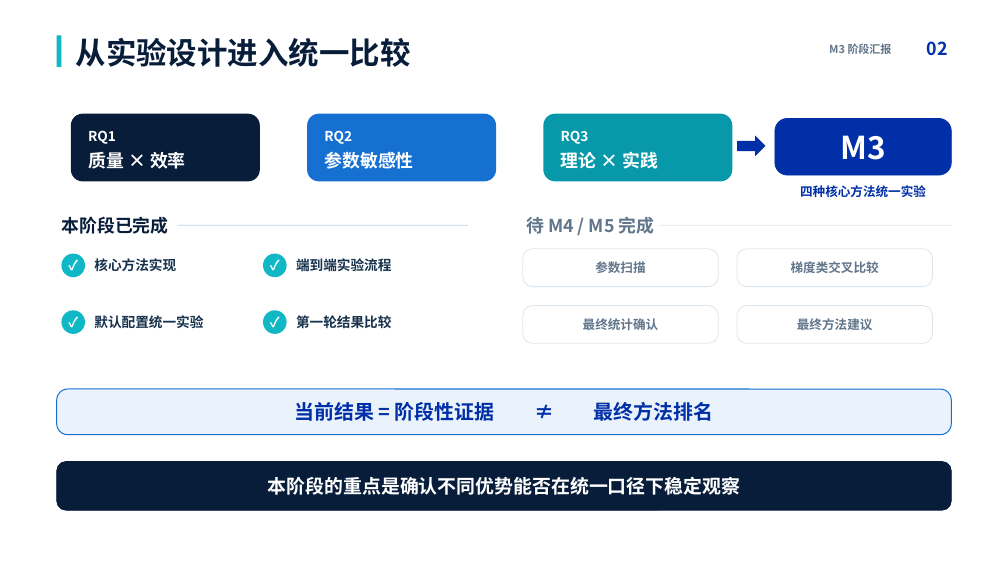
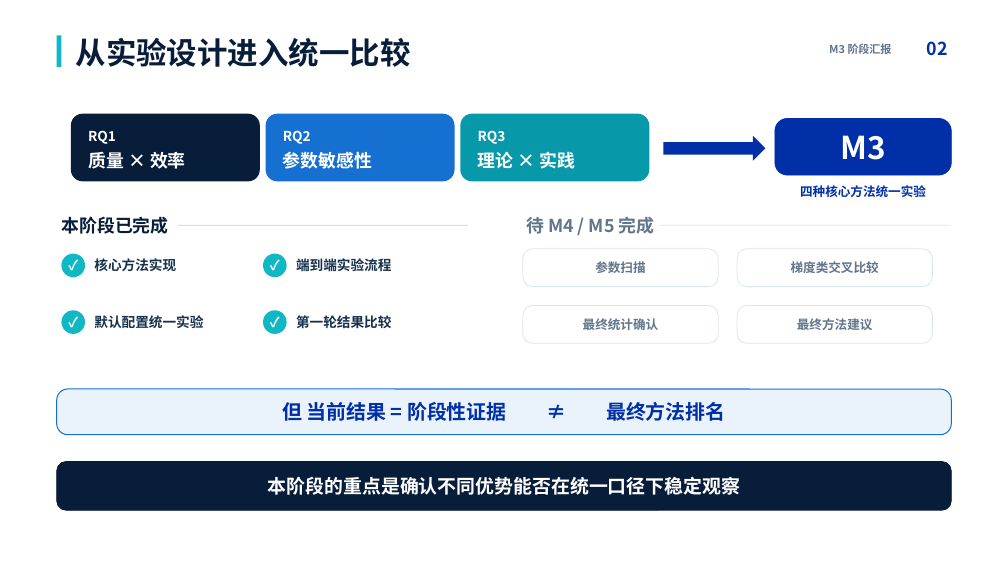
Before and after one commit to Marshtomp21/ML-Practice, a slide deck: slide 2 of reports/midterm_review/机器学习综合实践_M3_中期汇报初版.pptx. Drawn at 1008x567 pixels with LibreOffice and Linux fonts; fonts in the diff are those of the drawing. Boxes give left, top, right and bottom in pixels: in the first picture for what was removed or moved away, otherwise in the second. Text is boxed around its words. In the diff, an @@ line names an element or a change of style, - is before the commit and + after.

```diff
--- a/reports/midterm_review/机器学习综合实践_M3_中期汇报初版.pptx
+++ b/reports/midterm_review/机器学习综合实践_M3_中期汇报初版.pptx
@@ 2 texts, 1 rounded rectangle: place and size @@
-2 texts, 1 rounded rectangle at <box>307,113,496,181</box>
+2 texts, 1 rounded rectangle at <box>265,113,454,181</box>
@@ 2 texts, 1 rounded rectangle: place and size @@
-2 texts, 1 rounded rectangle at <box>544,113,733,181</box>
+2 texts, 1 rounded rectangle at <box>461,113,650,181</box>
@@ right arrow: place and size @@
-right arrow at <box>737,136,766,157</box>
+right arrow at <box>664,136,766,161</box>
@@ text in rounded rectangle at <box>282,402,725,421</box>: text changed @@
-当前结果 = 阶段性证据 ≠ 最终方法排名
+但 当前结果 = 阶段性证据 ≠ 最终方法排名
```
Also in this commit, not shown: 2 other slides changed, 1 other file.
